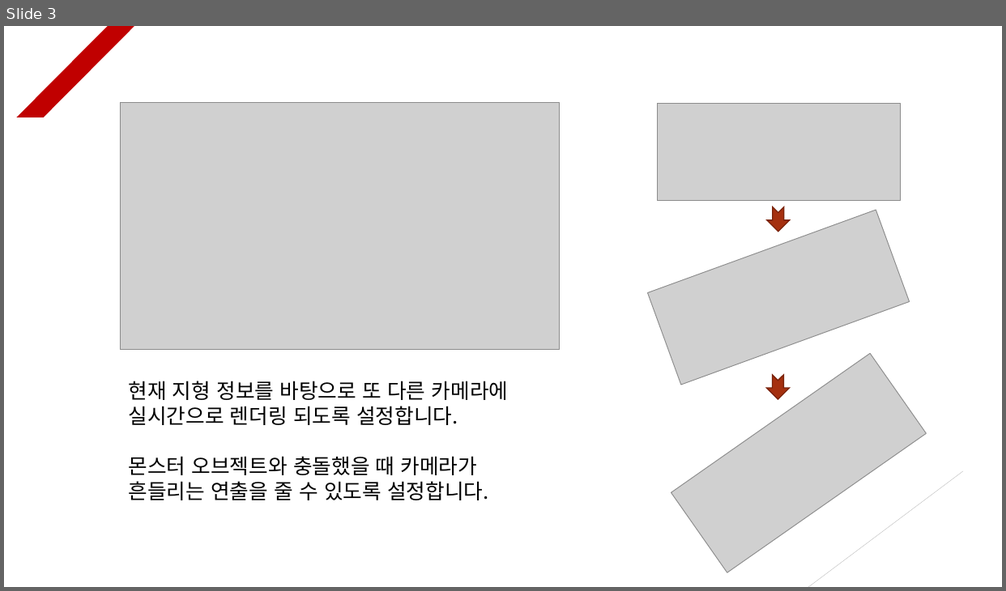
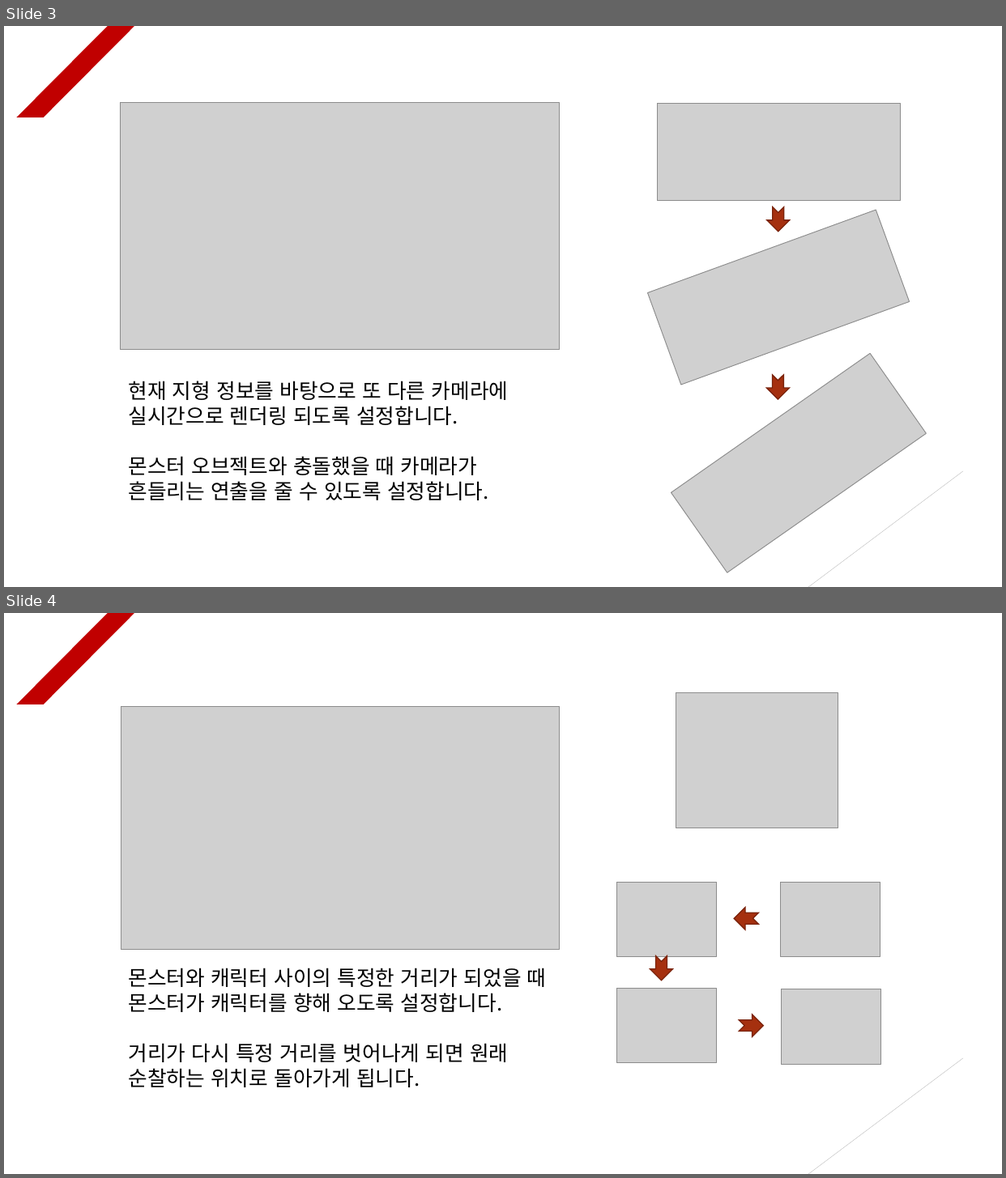
Before and after one commit to Unity2033/3D-UnityEngine, a slide deck: Assets/Class/Portfolio/게임 설계도.pptx. Shown one above the other, each under a label of ours: slide 3 before the commit, slides 3 and 4 after it. The pictures are 1006x591 and 1006x1178 pixels, drawn with LibreOffice and Linux fonts; fonts in the diff are those of the drawing; grey boxes stand for pictures. Boxes give left, top, right and bottom in pixels: in the first picture for what was removed or moved away, otherwise in the second. Text is boxed around its words. In the diff, an @@ line names an element or a change of style, - is before the commit and + after.

```diff
--- a/Assets/Class/Portfolio/게임 설계도.pptx
+++ b/Assets/Class/Portfolio/게임 설계도.pptx
@@ slide 4 added at [4, 613, 1002, 1174], background #FFFFFF; not listed: 2 template elements that a slide beside it also shows @@
@@ picture added at [121, 707, 560, 950] @@
@@ picture added at [676, 692, 838, 828] @@
@@ picture added at [617, 883, 717, 957] @@
@@ picture added at [781, 883, 880, 957] @@
@@ notched right arrow added at [734, 907, 759, 930], fill #A5300F, outline #7A240B 1 pt @@
@@ text added at [129, 968, 547, 1088], 20 pt, text #000000 @@
+몬스터와 캐릭터 사이의 특정한 거리가 되었을 때 몬스터가 캐릭터를 향해 오도록 설정합니다.
+거리가 다시 특정 거리를 벗어나게 되면 원래 순찰하는 위치로 돌아가게 됩니다.
@@ notched right arrow added at [650, 956, 673, 981], fill #A5300F, outline #7A240B 1 pt @@
@@ picture added at [617, 989, 717, 1063] @@
@@ picture added at [782, 990, 881, 1064] @@
@@ notched right arrow added at [739, 1015, 764, 1037], fill #A5300F, outline #7A240B 1 pt @@
```
Also in this commit, not shown: 1 other slide added, 9 other files.
